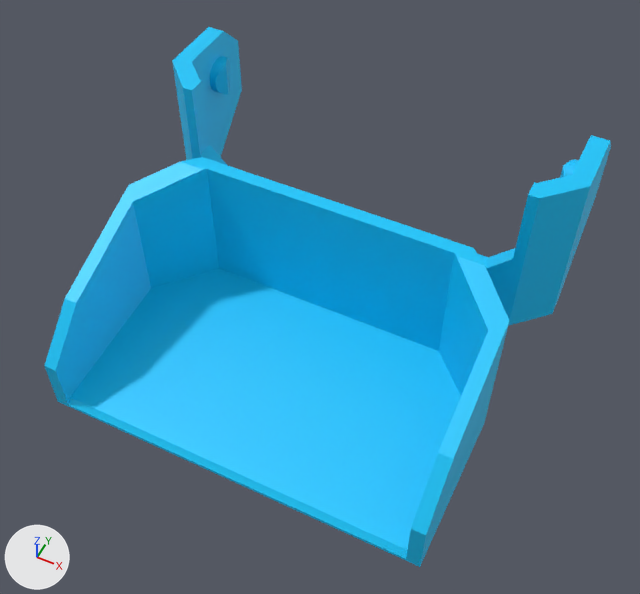
One commit to the glTF model assets/models/bumper/bumper_oriented.glb: the scene before it, then after it.
Rendered twice from a camera (50 mm lens) standing at (50.4, -152.8, 93.8) and looking at (2.2, -56.5, -26.6). Every picture has the same lights, and +X, +Y and +Z are marked at lower left. The first picture is the older version. Where no turn or scale is listed for an object, it has been applied to the vertices.

Names of what the first picture shows: 'Node1'.
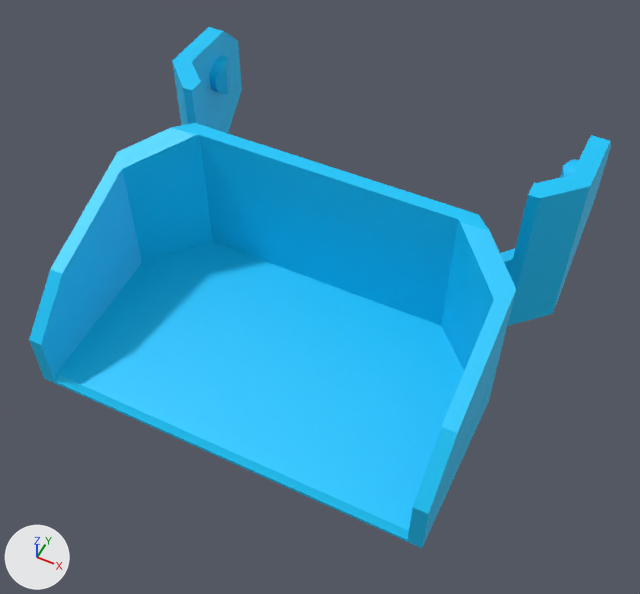
The newer file is also turned or shifted as a whole; pictures and numbers use the older file's frame.

Pixel boxes (x1, y1, x2, y2) of what changed, in the pictures (640 x 594 px; the box of a moved part takes in the faces that stretch with it):
'Node1', reshaped
    before: (44, 27, 611, 567)
    after: (29, 27, 611, 548)
part 1 of me_mesh0, moved or reshaped
    before: (44, 157, 509, 567)
    after: (29, 123, 516, 548)
part 2 of me_mesh0, moved or reshaped
    before: (192, 32, 242, 157)
    after: (192, 32, 242, 133)

The change, as a list of edits to the scene's bpy script:
```text
Change me_mesh0:
    used by ob_node1; location = (0.0, 0.0, 0.0)
    remove me_mesh0.from_pydata(...)  # 638 vertices, 1268 faces; spans x -40.5..40.5, y -88.7..-15.9, z -43.0..-2.6
    add me_mesh0.from_pydata(...)  # 714 vertices, 1420 faces; spans x -40.5..40.5, y -89.7..-15.9, z -34.6..-2.6
    me_mesh0 part 1: the loose piece of 50 vertices spanning x -36.5..36.5, y -88.7..-39.7, z -43.0..-11.0 is moved by (0.0, -1.0, 8.4)
    me_mesh0 part 2: 18 vertices moved within x -37.0..-34.4, y -27.4..-20.6, z -14.2..-7.0; 77 vertices removed from x -37.0..-34.4, y -27.6..-20.5, z -14.2..-7.0; 115 vertices added at x -37.0..-34.4, y -27.6..-20.4, z -14.2..-7.0
    other edits to the shape of me_mesh0 do not show in these pictures
```
